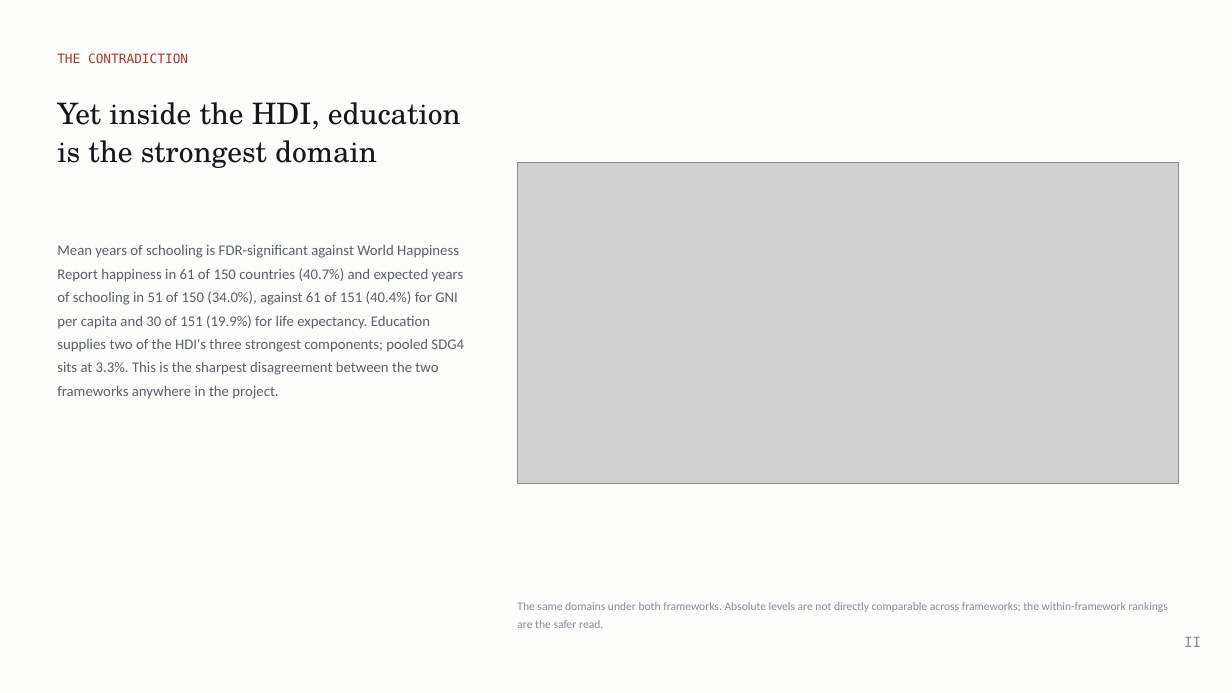
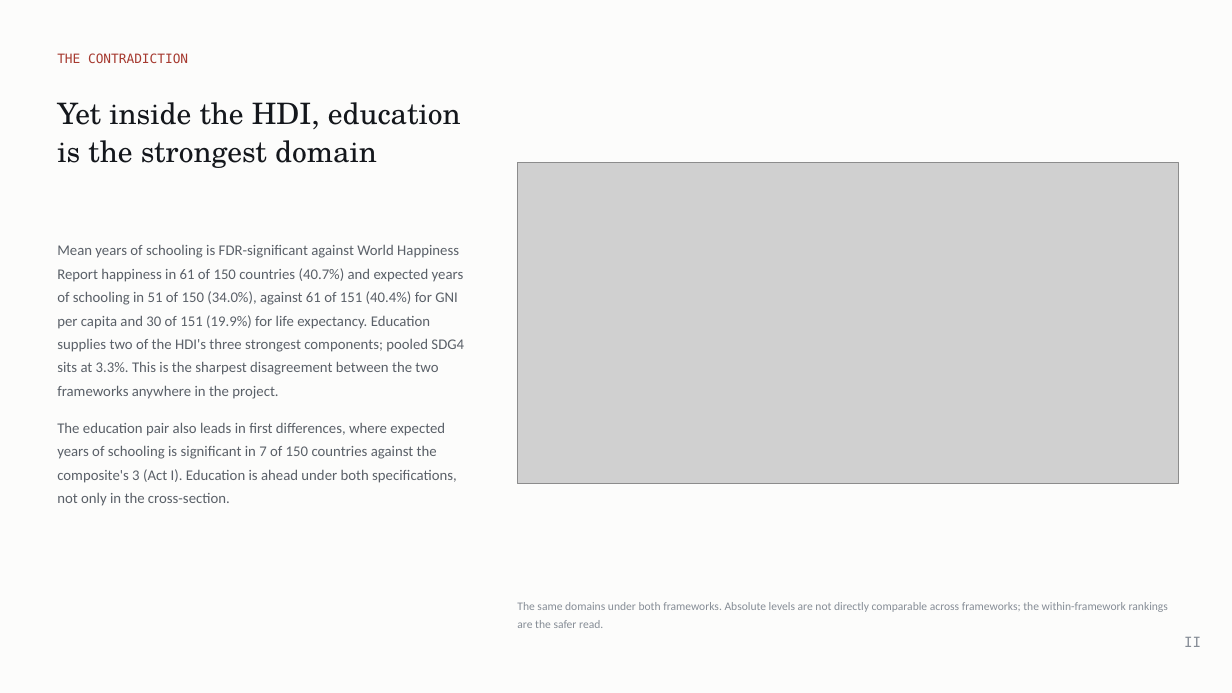
Before and after one commit to cwejnert/HDI-Happiness, a slide deck: slide 12 of deck/The_Education_Exception.pptx (slide 11 before the commit). Drawn at 1232x693 pixels with LibreOffice and Linux fonts; fonts in the diff are those of the drawing; grey boxes stand for pictures. Boxes give left, top, right and bottom in pixels: in the first picture for what was removed or moved away, otherwise in the second. Text is boxed around its words. In the diff, an @@ line names an element or a change of style, - is before the commit and + after.

```diff
--- a/deck/The_Education_Exception.pptx
+++ b/deck/The_Education_Exception.pptx
@@ text at (57, 422, 457, 506): paragraph added @@
+The education pair also leads in first differences, where expected years of schooling is significant in 7 of 150 countries against the composite's 3 (Act I). Education is ahead under both specifications, not only in the cross-section.
```
Also in this commit, not shown: 1 other slide changed, 1 slide added, 4 other files.
